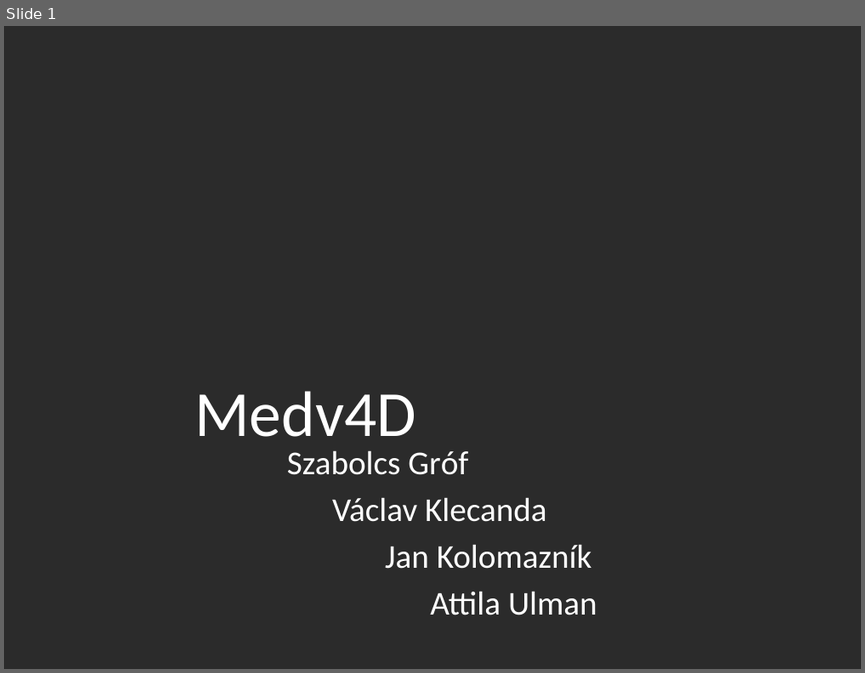
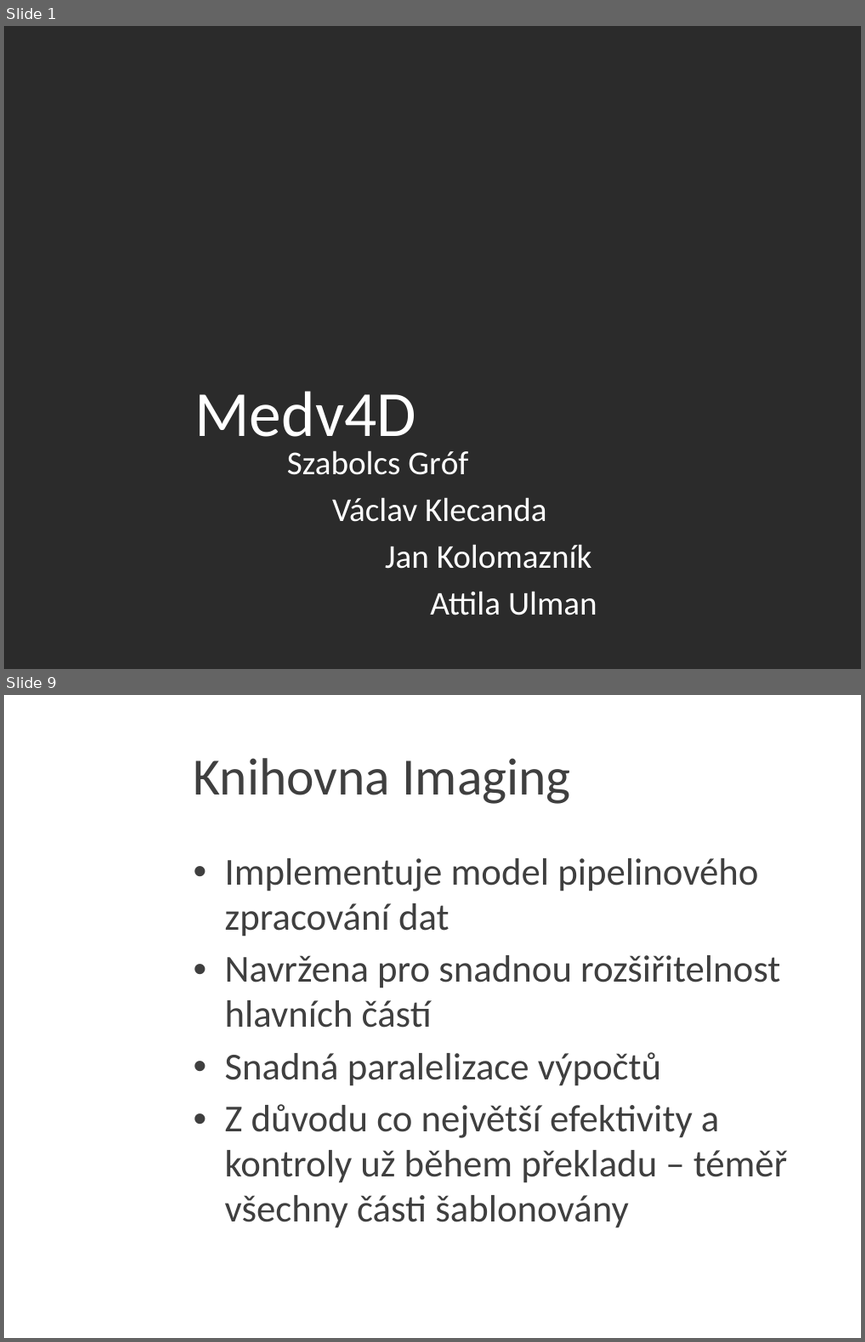
Before and after one commit to JanKolomaznik/MedV4D, a slide deck: doc/Presentation/Medv4D.pptx. Shown one above the other, each under a label of ours: slide 1 before the commit, slides 1 and 9 after it; the slides between them are not shown. The pictures are 865x673 and 865x1342 pixels, drawn with LibreOffice and Linux fonts; fonts in the diff are those of the drawing; background and template pictures are left out; a plain dark background stands for a picture behind light text. Boxes give left, top, right and bottom in pixels: in the first picture for what was removed or moved away, otherwise in the second. Text is boxed around its words. In the diff, an @@ line names an element or a change of style, - is before the commit and + after.

```diff
--- a/doc/Presentation/Medv4D.pptx
+++ b/doc/Presentation/Medv4D.pptx
@@ slide 9 added at (4,695,861,1338), background picture (left out) @@
@@ title added at (194,758,571,804), 44 pt, text #3F3F3F @@
+Knihovna Imaging
@@ text added at (225,858,787,1228), 32 pt, text #3F3F3F @@
+• Implementuje model pipelinového zpracování dat
+• Navržena pro snadnou rozšiřitelnost hlavních částí
+• Snadná paralelizace výpočtů
+• Z důvodu co největší efektivity a kontroly už během překladu – téměř všechny části šablonovány
```
Also in this commit, not shown: 1 slide changed, 13 other slides added, 2 slides removed.
